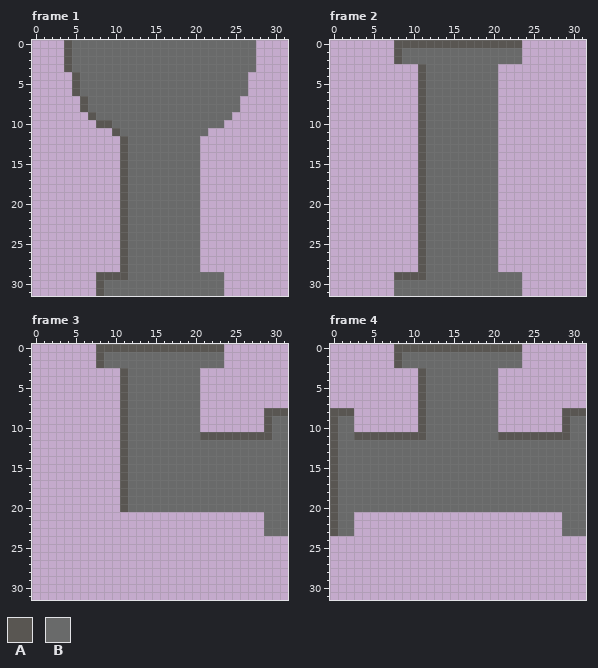
Pixel-art file -- godot/Sprites/canos.aseprite. This is how it looked before the edit.
32x32 pixels, 5 frames. Shown: frame 1, frame 2, frame 3, frame 4. The commit also changed other frames, which this record leaves out.
Palette (. is transparent): A #595652  B #696a6a
The same view after the edit:
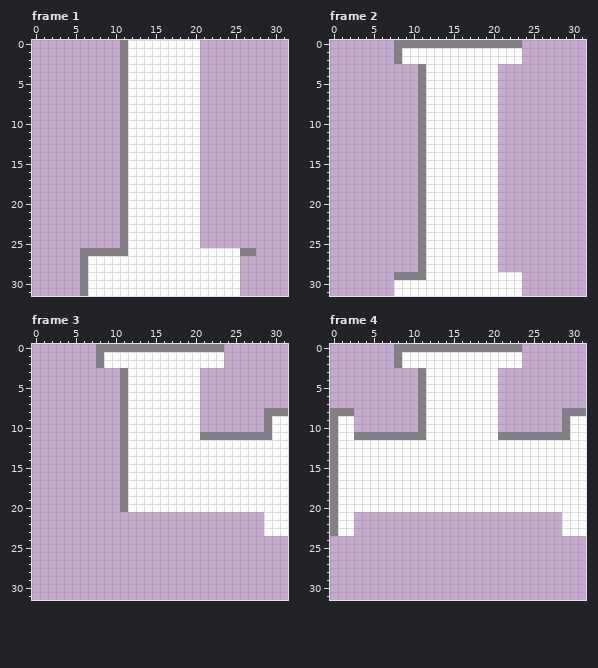
Change:
colour A: #595652 -> #847e87
colour B: #696a6a -> #ffffff
Changed rows in their new state; - is a pixel that keeps its letter.
Frame 1, layer "full":
first column x 4:
 0 .......A---------.......
 1 .......A---------.......
 2 .......A---------.......
 3 .......A---------.......
 4 -......A---------......-
 5 -......A---------......-
 6 -......A---------......-
 7 --.....A---------.....--
 8 --.....A---------.....--
 9 ---....A---------....---
10 ----...A---------...----
11 ------.A---------.------
first column x 6:
26 AAAAA----------BBBBBAA
27 ABBBBB---------BBBBB--
28 ABBBBB---------BBBBB--
29 ABBBBB------------BB--
30 ABB---------------BB--
31 ABB---------------BB--
